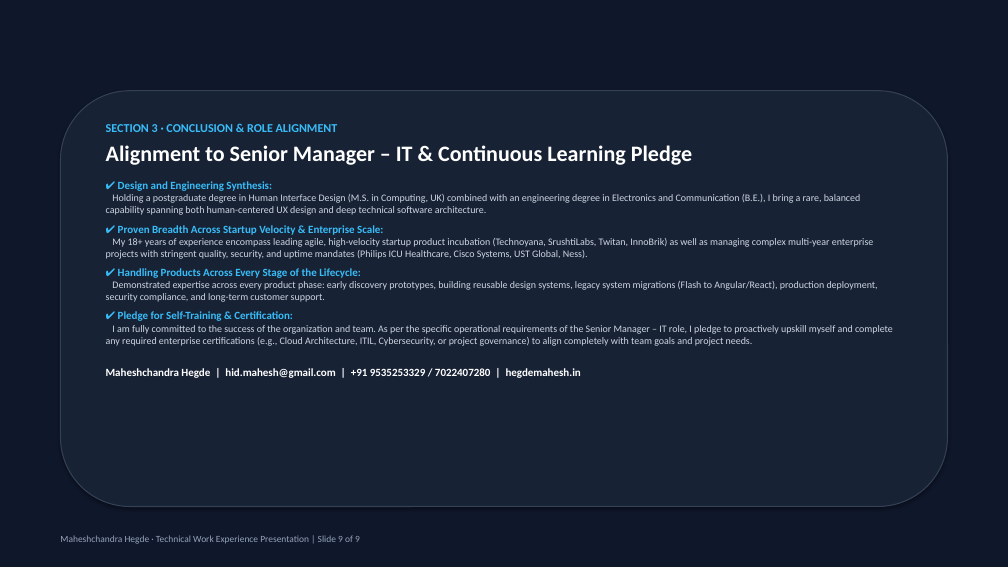
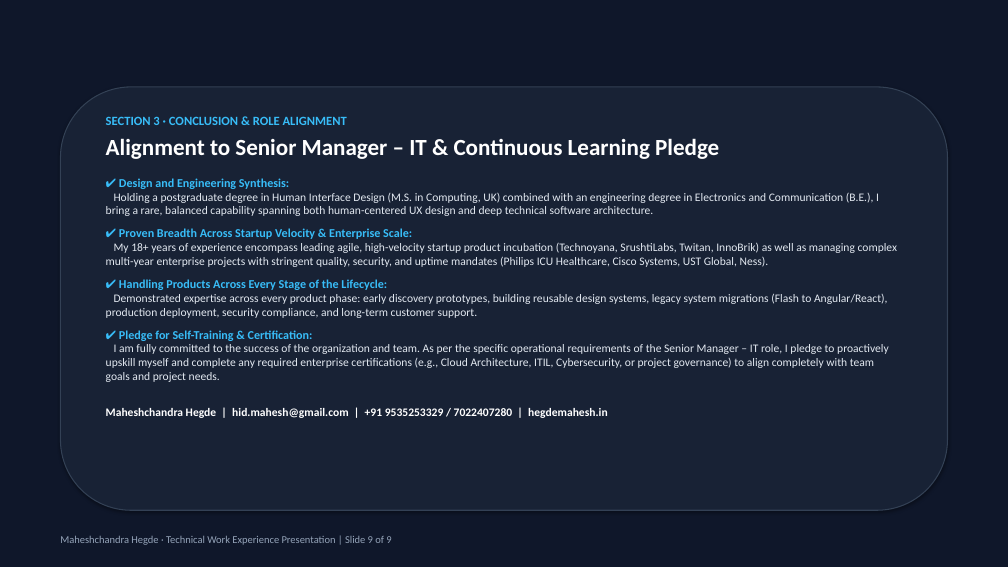
Before and after one commit to hegdemahesh/hegdemahesh.github.io, a slide deck: slide 9 of obayashi_it_presentation/Obayashi_Senior_Manager_IT_Presentation_Maheshchandra_Hegde.pptx. Drawn at 1008x567 pixels with LibreOffice and Linux fonts; fonts in the diff are those of the drawing. Boxes give left, top, right and bottom in pixels: in the first picture for what was removed or moved away, otherwise in the second. Text is boxed around its words. In the diff, an @@ line names an element or a change of style, - is before the commit and + after.

```diff
--- a/obayashi_it_presentation/Obayashi_Senior_Manager_IT_Presentation_Maheshchandra_Hegde.pptx
+++ b/obayashi_it_presentation/Obayashi_Senior_Manager_IT_Presentation_Maheshchandra_Hegde.pptx
@@ rounded rectangle: place and size @@
-rounded rectangle at [60,91,948,507]
+rounded rectangle at [60,87,948,510]
@@ text "SECTION 3 · CONCLUSION & ...": place and size @@
-text "SECTION 3 · CONCLUSION & ..." at [106,124,893,378]
+text "SECTION 3 · CONCLUSION & ..." at [106,116,897,418]
@@ text "SECTION 3 · CONCLUSION & ..." at [106,116,897,418]: size 11.5 to 12 pt in "SECTION 3 · CONCLUSION & ROLE ALIGNMENT"; size 21 to 22 pt in "Alignment to Senior Manager – IT & ..."; size 10.5 to 11.5 pt in "✔ Design and Engineering Synthesis:", "✔ Proven Breadth Across Startup Velocity & ...", "✔ Handling Products Across Every Stage of ...", "✔ Pledge for Self-Training & Certification:"; size 9.5 to 11 pt, text colour #CBD5E1 to #E2E8F0 in "Holding a postgraduate degree in Human Interface ...", "My 18+ years of experience encompass leading ...", "Demonstrated expertise across every product phase: early ...", "I am fully committed to the success ..."; size 10.5 to 11 pt in "Maheshchandra Hegde | hid.mahesh@gmail.com | +91 9535253329 ..."; more space between paragraphs @@
@@ text "Maheshchandra Hegde · Technical Work ..." at [60,536,391,545]: size 9 to 10 pt @@
```
Also in this commit, not shown: 8 other slides changed, 4 other files.
